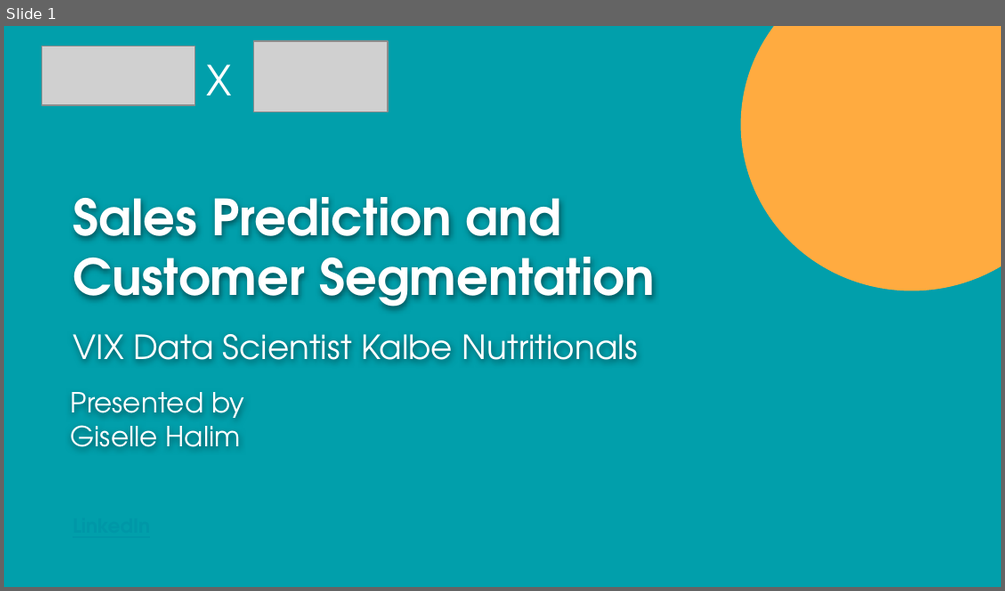
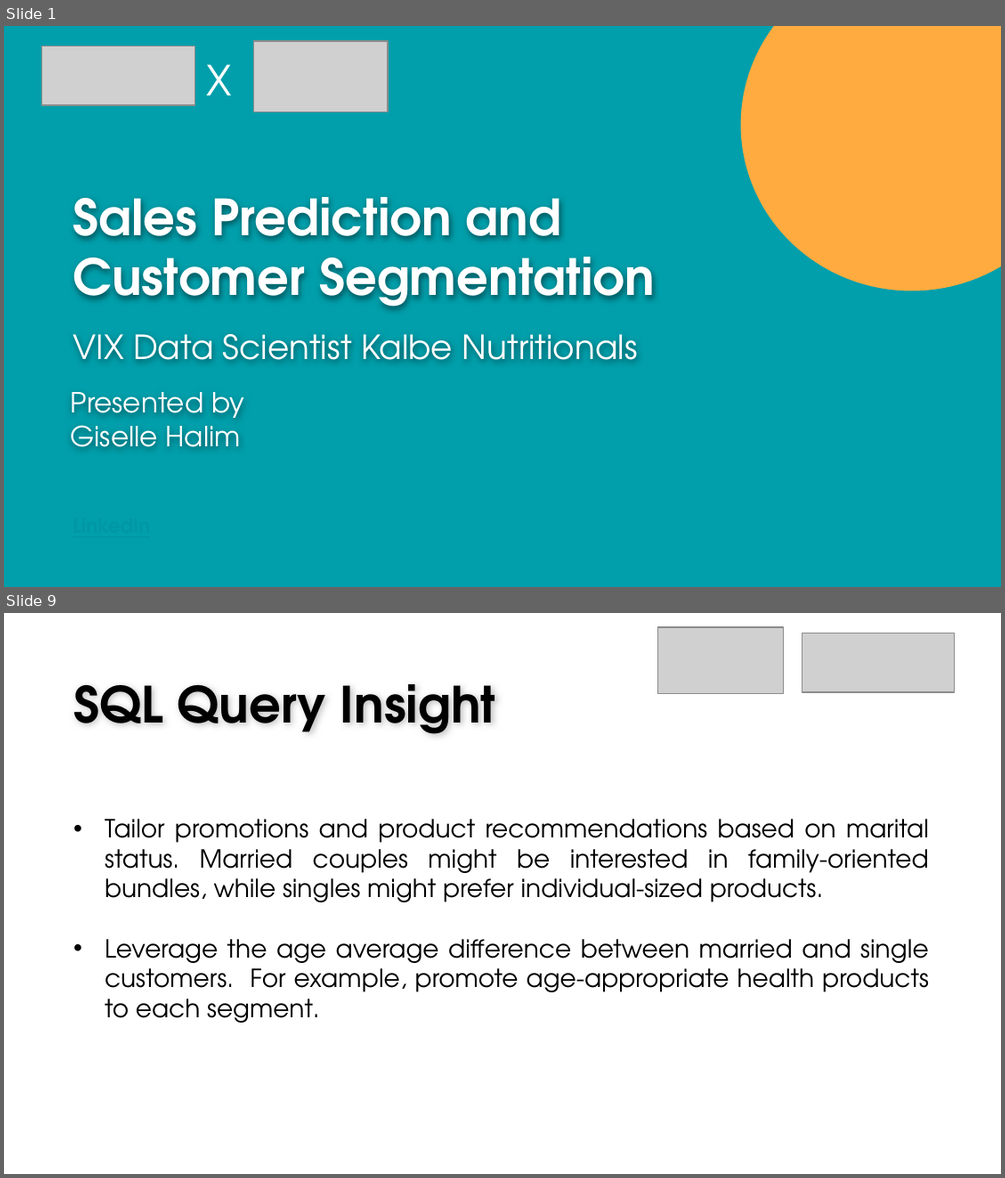
Before and after one commit to gisellehalim/kalbe-ds-vix-rakamin, a slide deck: Result Kalbe Nutritionals x Rakamin Academy.pptx. Shown one above the other, each under a label of ours: slide 1 before the commit, slides 1 and 9 after it; the slides between them are not shown. The pictures are 1005x591 and 1005x1178 pixels, drawn with LibreOffice and Linux fonts; fonts in the diff are those of the drawing; grey boxes stand for pictures; background and template pictures are left out. Boxes give left, top, right and bottom in pixels: in the first picture for what was removed or moved away, otherwise in the second. Text is boxed around its words. In the diff, an @@ line names an element or a change of style, - is before the commit and + after.

```diff
--- a/Result Kalbe Nutritionals x Rakamin Academy.pptx
+++ b/Result Kalbe Nutritionals x Rakamin Academy.pptx
@@ slide 9 added at [4,613,1001,1174], background picture (left out) @@
@@ picture added at [658,627,784,693] @@
@@ picture added at [801,633,954,691] @@
@@ text added at [73,684,496,734], 36 pt, text #000000, bold @@
+SQL Query Insight
@@ text added at [105,819,929,1022], 18 pt, text #000000 @@
+• Tailor promotions and product recommendations based on marital status. Married couples might be interested in family-oriented bundles, while singles might prefer individual-sized products.
+• Leverage the age average difference between married and single customers. For example, promote age-appropriate health products to each segment.
```
Also in this commit, not shown: 4 slides changed, 1 other slide added, 1 other file.
